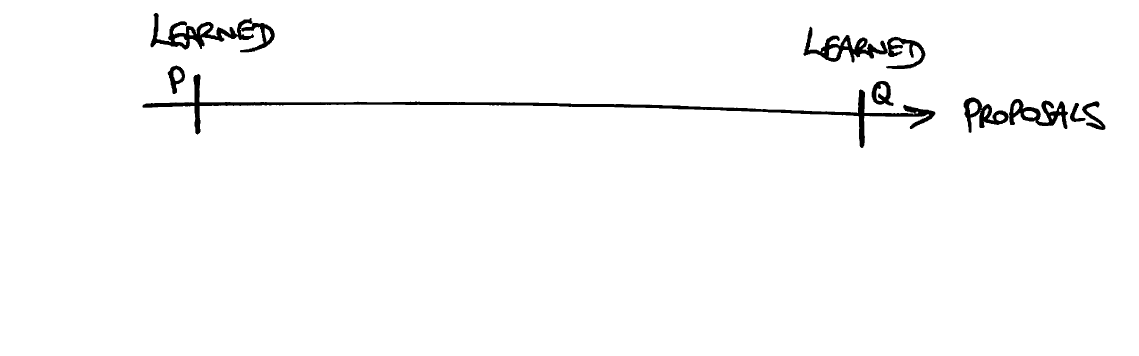
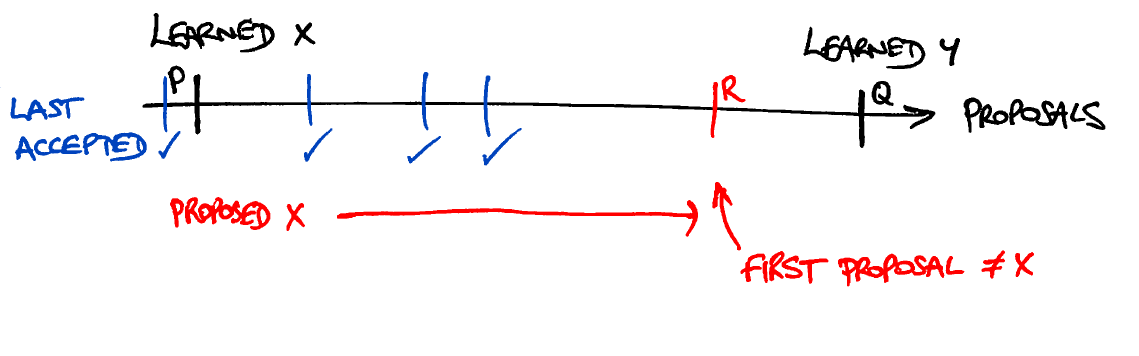
Two versions of the same layered image (1139×356). Layer-by-layer changes:
showed "Accepted (later than learned)" over [304, 74, 522, 166]
showed "Accepted (too small)" over [158, 76, 181, 159]
showed "Accepted by Alice" over [407, 72, 441, 164]
added layer "'LAST'" above "'ACCEPTED'" over [0, 87, 85, 121]
renamed "Last Accepted" to "'ACCEPTED'", showed it, painted on it over [0, 87, 147, 162]
showed "Also Proposed X" over [337, 200, 698, 237]
showed "First Not X" over [710, 75, 1034, 287]
showed "Proposed X" over [170, 197, 305, 231]
showed "Learned Values" over [294, 22, 960, 66]
